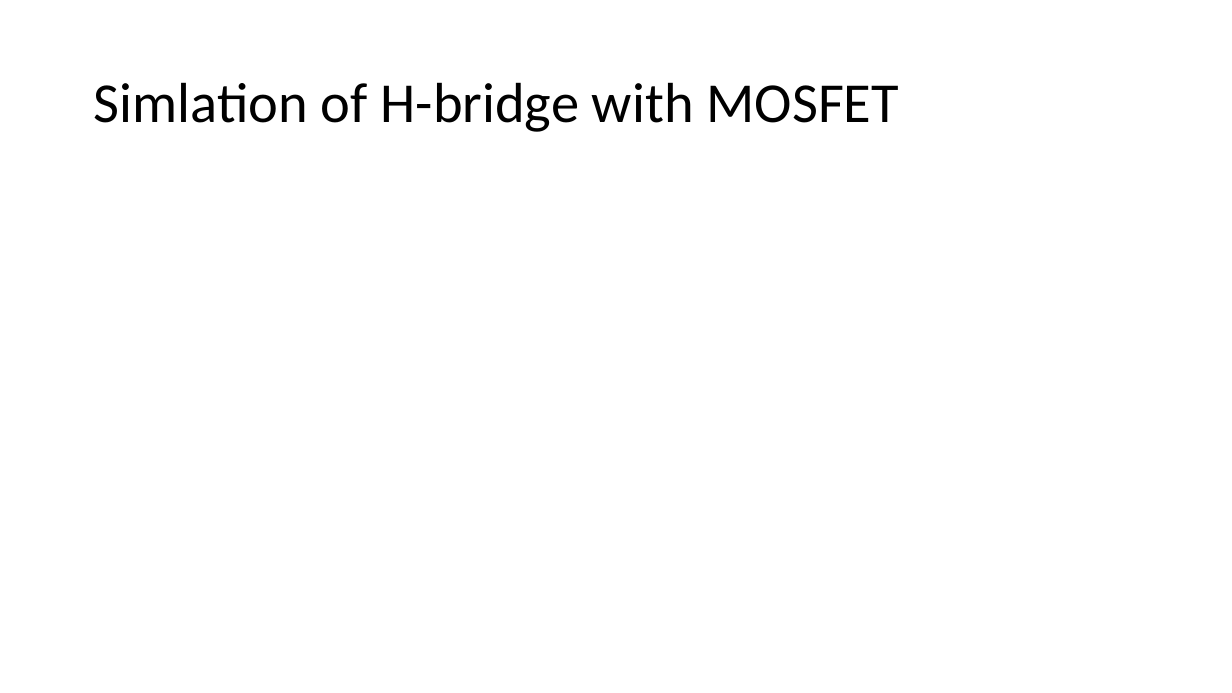
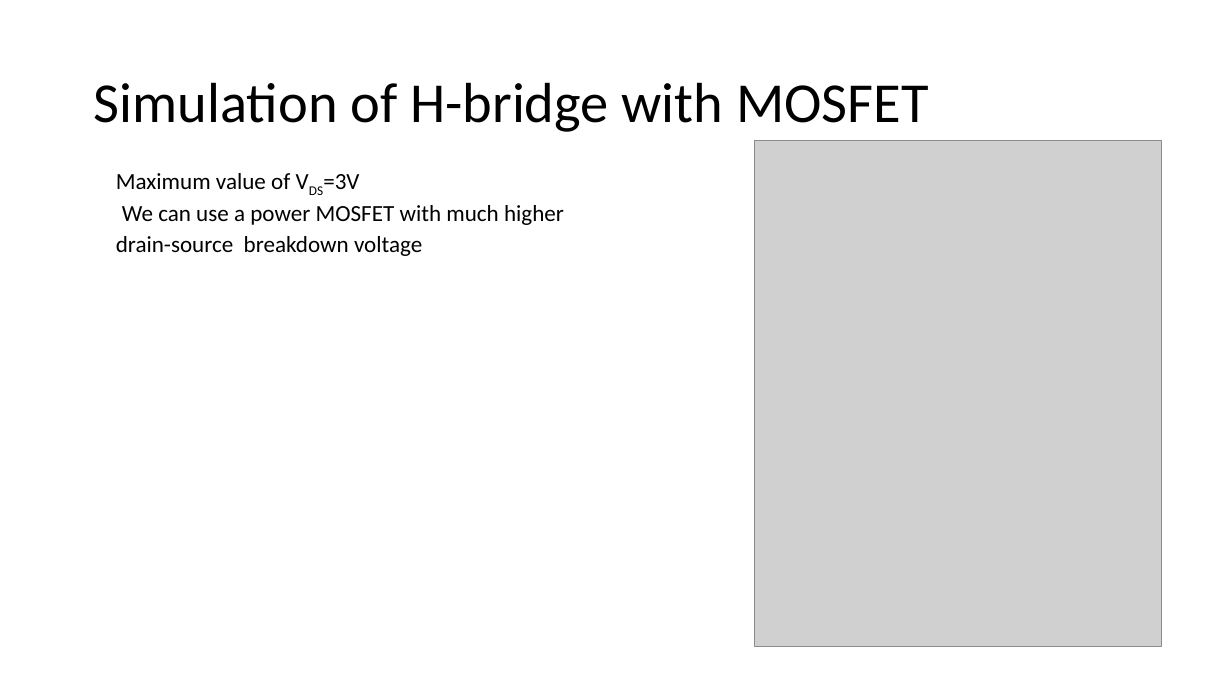
Before and after one commit to RaghavJuyal/Millikan-Oil-Drop, a slide deck: slide 7 of components/Millikan.pptx (slide 8 before the commit). Drawn at 1232x693 pixels with LibreOffice and Linux fonts; fonts in the diff are those of the drawing; grey boxes stand for pictures. Boxes give left, top, right and bottom in pixels: in the first picture for what was removed or moved away, otherwise in the second. Text is boxed around its words. In the diff, an @@ line names an element or a change of style, - is before the commit and + after.

```diff
--- a/components/Millikan.pptx
+++ b/components/Millikan.pptx
@@ title at (x1=94, y1=82, x2=929, y2=132): text changed @@
-Simlation of H-bridge with MOSFET
+Simulation of H-bridge with MOSFET
@@ picture added at (x1=755, y1=140, x2=1162, y2=647) @@
@@ text added at (x1=116, y1=173, x2=564, y2=256), 18 pt, text #000000 @@
+Maximum value of VDS=3V
+We can use a power MOSFET with much higher drain-source breakdown voltage
```
Also in this commit, not shown: 1 other slide changed.
